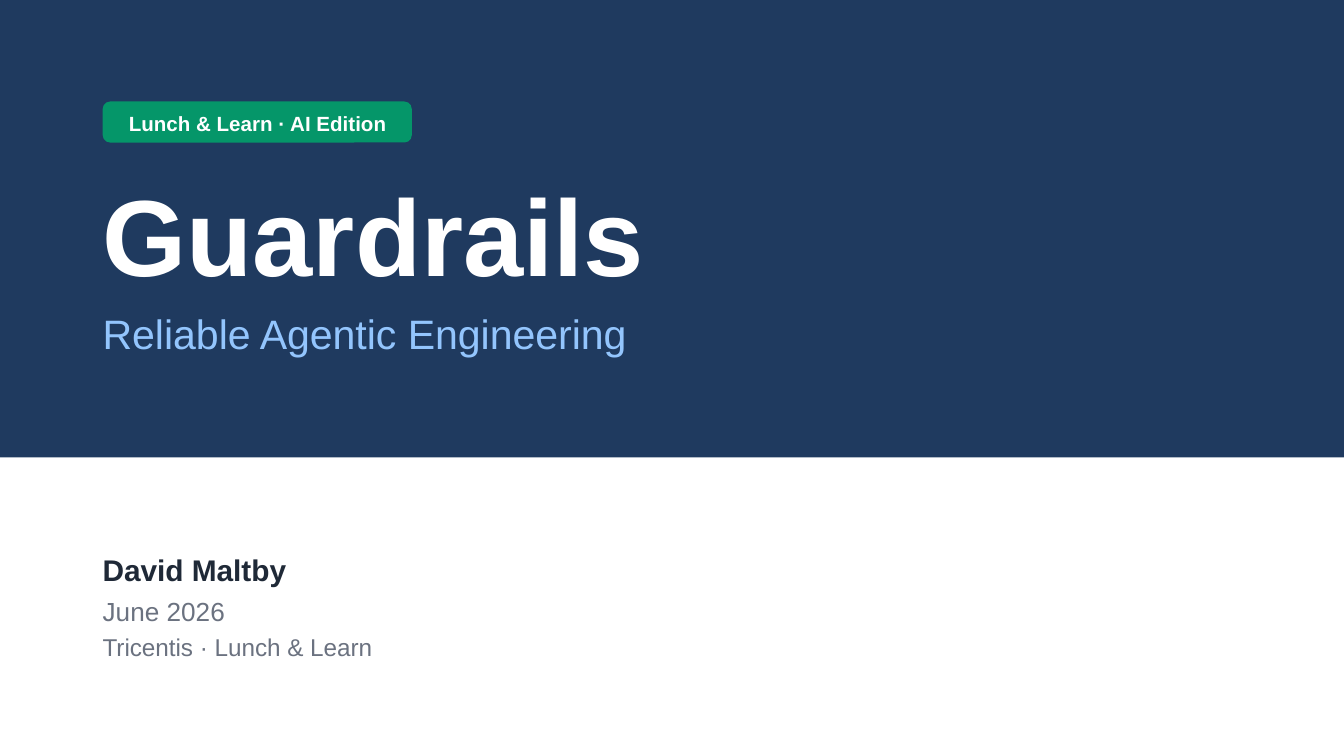
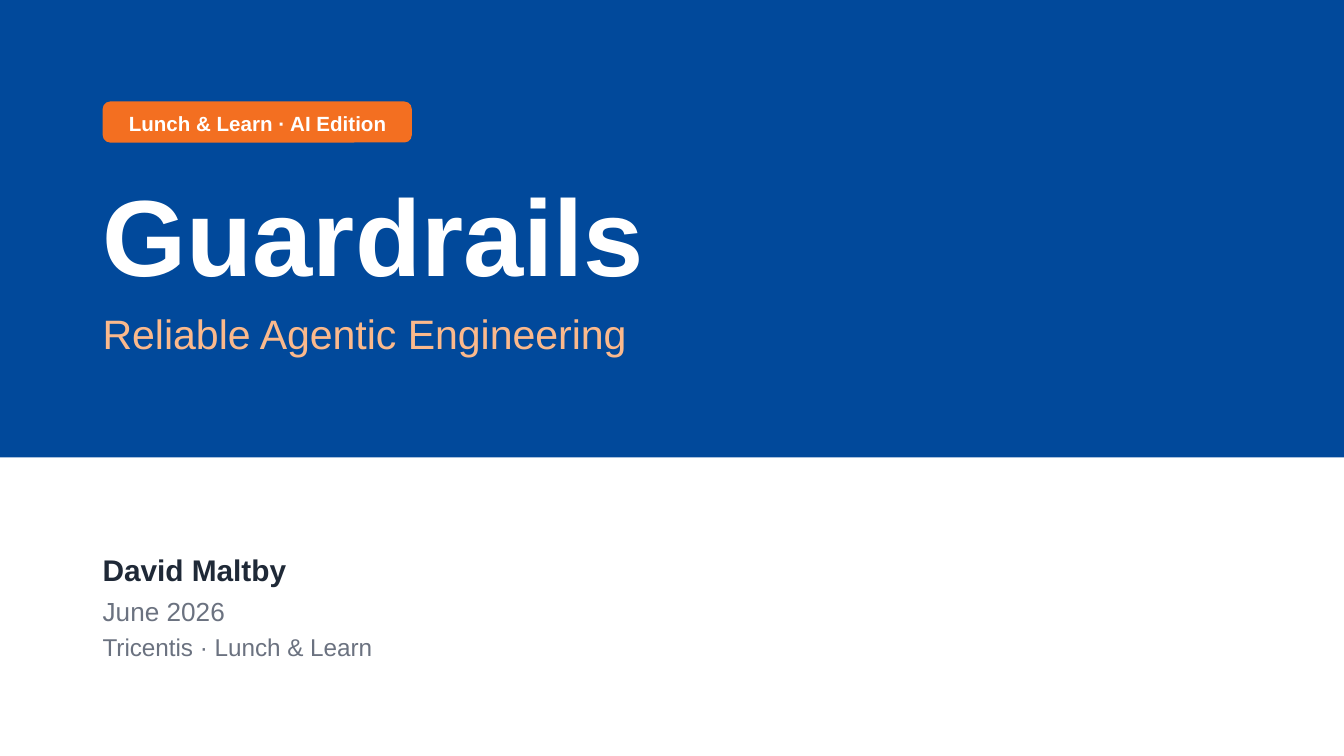
Before and after one commit to Servant-Software-LLC/Guardrails, a slide deck: slide 1 of docs/presentations/guardrails-lunch-and-learn-2026-06-15.pptx. Drawn at 1344x756 pixels with LibreOffice and Linux fonts; fonts in the diff are those of the drawing. Boxes give left, top, right and bottom in pixels: in the first picture for what was removed or moved away, otherwise in the second. Text is boxed around its words. In the diff, an @@ line names an element or a change of style, - is before the commit and + after.

```diff
--- a/docs/presentations/guardrails-lunch-and-learn-2026-06-15.pptx
+++ b/docs/presentations/guardrails-lunch-and-learn-2026-06-15.pptx
@@ background #1F3A5F to #01499B @@
@@ rounded rectangle at box(102, 102, 411, 144): fill #059669 to #F36F21 @@
@@ text "Reliable Agentic Engineering" at box(103, 319, 627, 357): text colour #93C5FD to #FBB98C @@
```
Also in this commit, not shown: 12 other slides changed.
